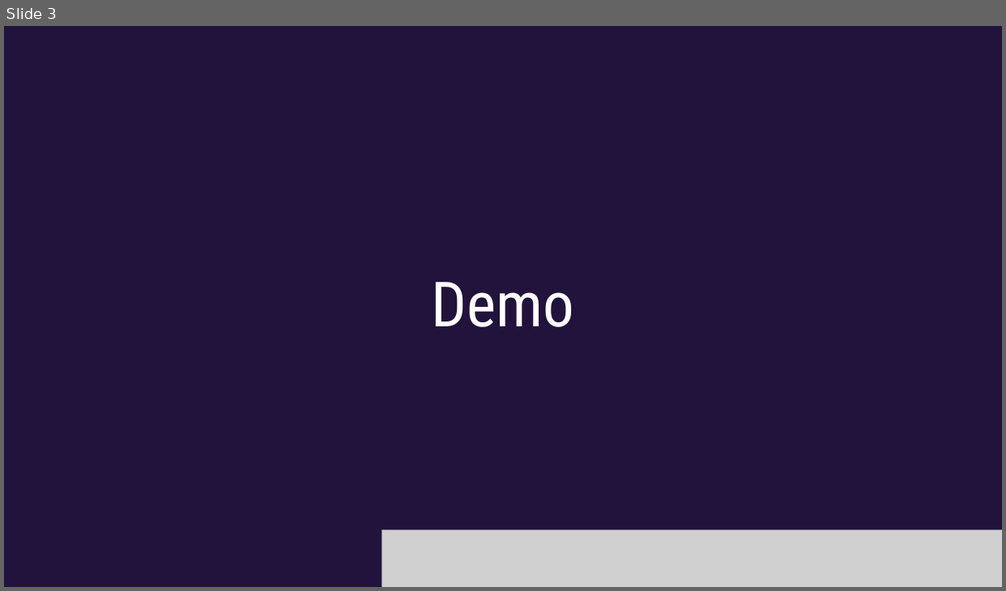
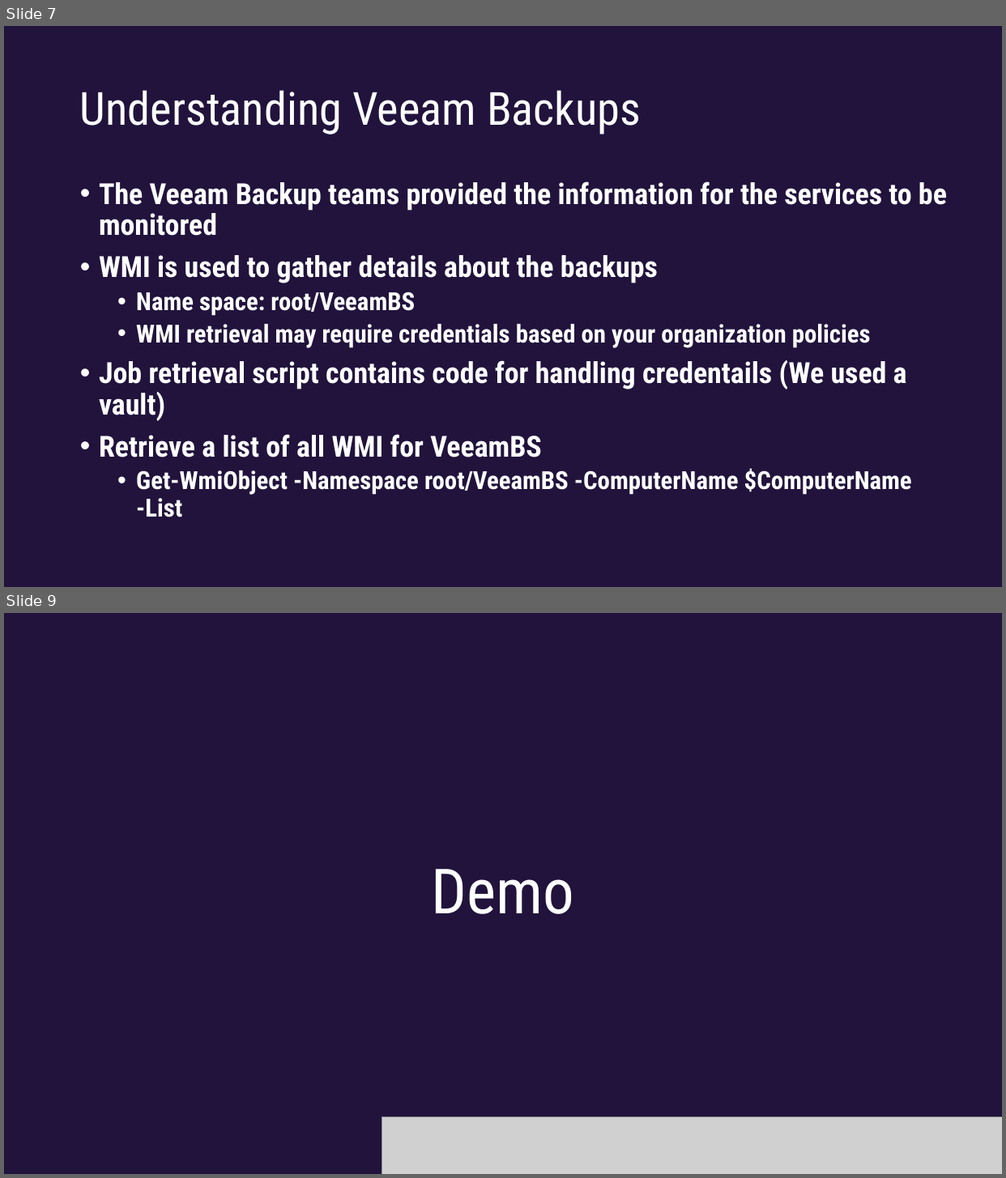
Before and after one commit to dsmith14w/VeeamBackupMP, a slide deck: SCOMathon 2024 PowerPoint Template D Smith Example.pptx. Shown one above the other, each under a label of ours: slide 3 before the commit, slides 7 and 9 after it; the slides between them are not shown. The pictures are 1006x591 and 1006x1178 pixels, drawn with LibreOffice and Linux fonts; fonts in the diff are those of the drawing; grey boxes stand for pictures; background and template pictures are left out. Boxes give left, top, right and bottom in pixels: in the first picture for what was removed or moved away, otherwise in the second. Text is boxed around its words. In the diff, an @@ line names an element or a change of style, - is before the commit and + after.

```diff
--- a/SCOMathon 2024 PowerPoint Template D Smith Example.pptx
+++ b/SCOMathon 2024 PowerPoint Template D Smith Example.pptx
@@ slide 7 added at (4, 26, 1002, 587), background #21133C @@
@@ title added at (80, 90, 641, 135), 44 pt, text #FFFFFF @@
+Understanding Veeam Backups
@@ text added at (99, 182, 947, 518), 28 pt, text #FFFFFF, bold @@
+• The Veeam Backup teams provided the information for the services to be monitored
+• WMI is used to gather details about the backups
+  • Name space: root/VeeamBS
+  • WMI retrieval may require credentials based on your organization policies
+• Job retrieval script contains code for handling credentails (We used a vault)
+• Retrieve a list of all WMI for VeeamBS
+  • Get-WmiObject -Namespace root/VeeamBS -ComputerName $ComputerName -List
@@ what was slide 3 is now slide 9 @@
```
Also in this commit, not shown: 8 other slides added, 3 slides removed.
